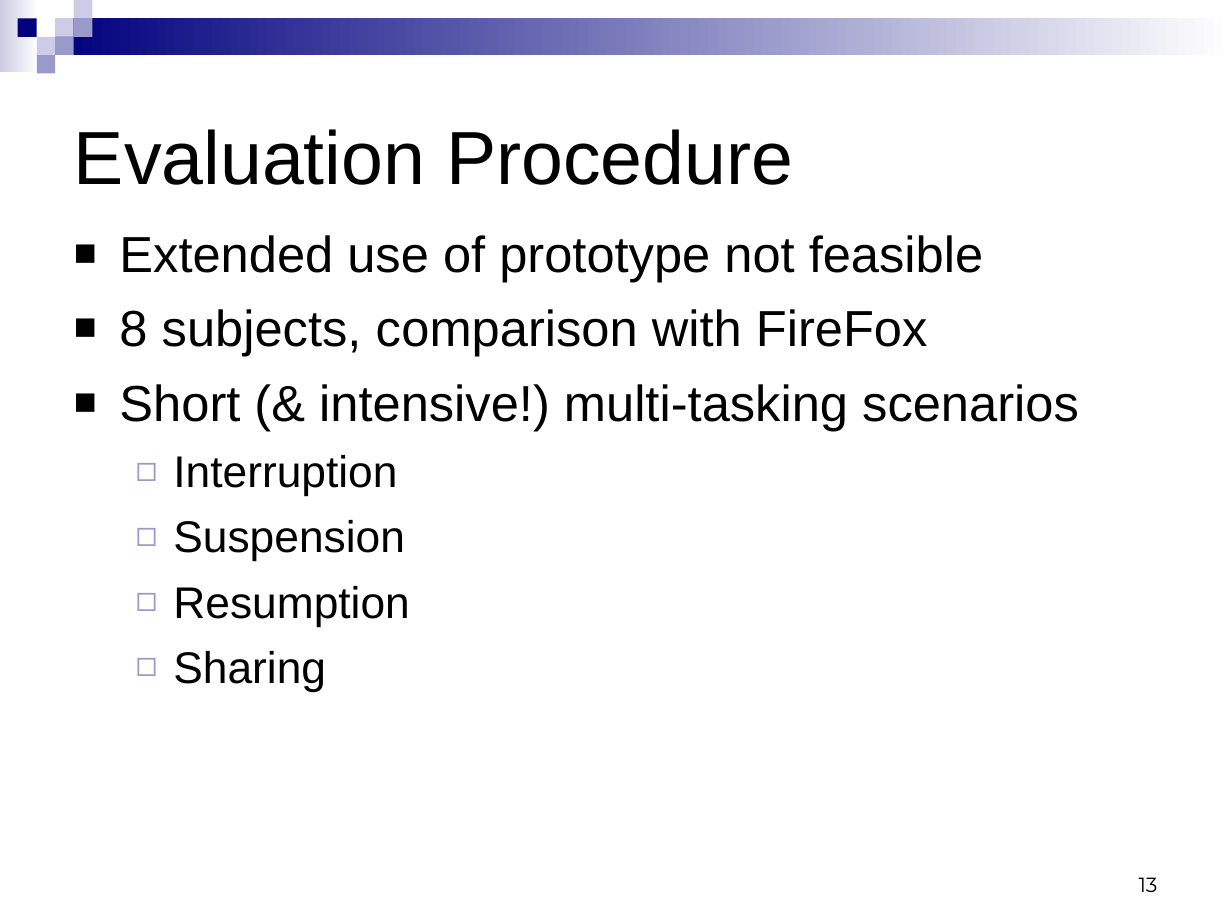
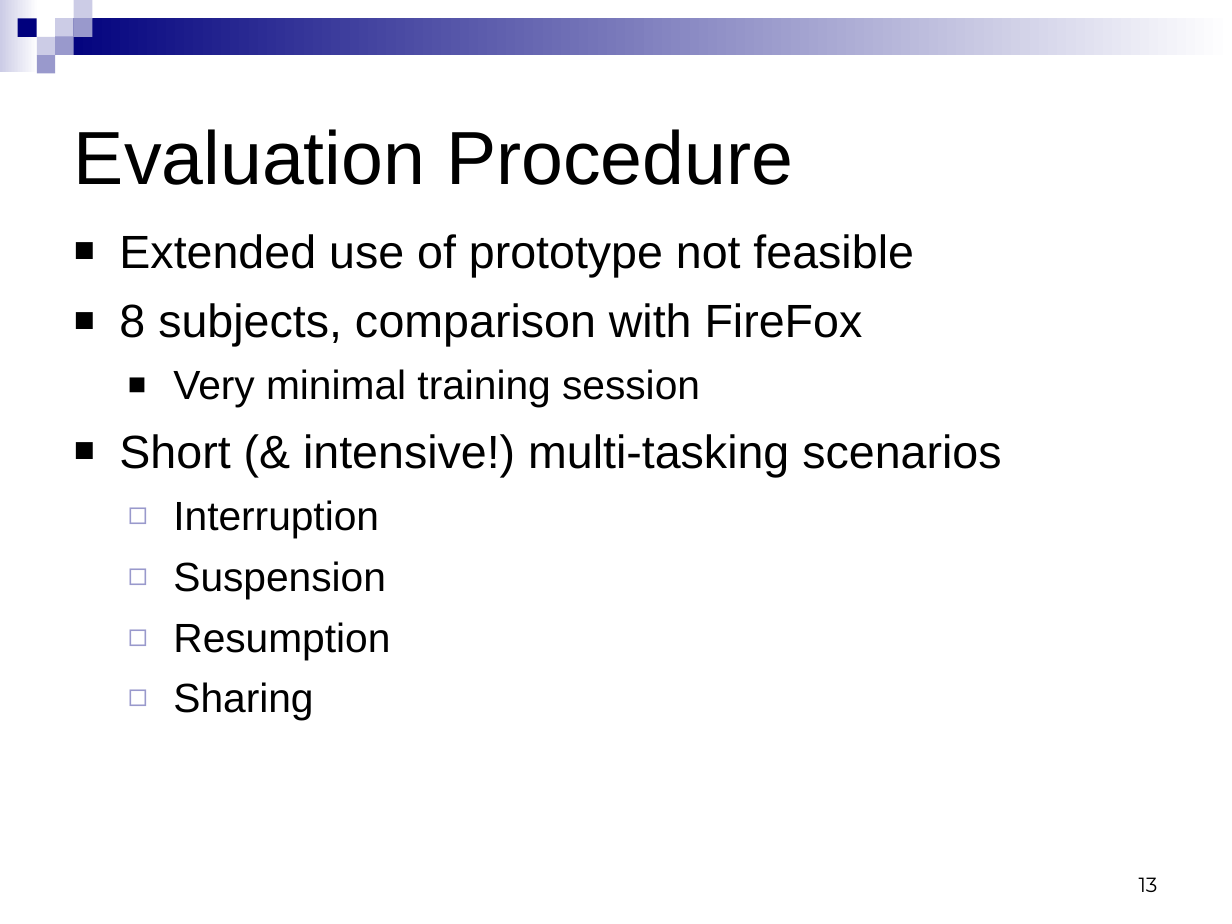
Before and after one commit to yatsek/tabfour, a slide deck: slide 13 of Tab4/doc/544 Phase 3 presentation.ppt. Drawn at 1232x924 pixels with LibreOffice and Linux fonts; fonts in the diff are those of the drawing. Boxes give left, top, right and bottom in pixels: in the first picture for what was removed or moved away, otherwise in the second. Text is boxed around its words. In the diff, an @@ line names an element or a change of style, - is before the commit and + after.

```diff
--- a/Tab4/doc/544 Phase 3 presentation.ppt
+++ b/Tab4/doc/544 Phase 3 presentation.ppt
@@ text at <box>119,234,1001,720</box>: size 29.6 to 27.2 pt in "Extended use of prototype not feasible", "8 subjects, comparison with FireFox", "Short (& intensive!) multi-tasking scenarios"; size 25.9 to 23.8 pt in "Interruption", "Suspension", "Resumption", "Sharing"; indent changed @@
@@ text at <box>173,369,700,407</box>: paragraph added @@
+  ■ Very minimal training session
```
Also in this commit, not shown: 2 other slides changed, 1 slide added.
